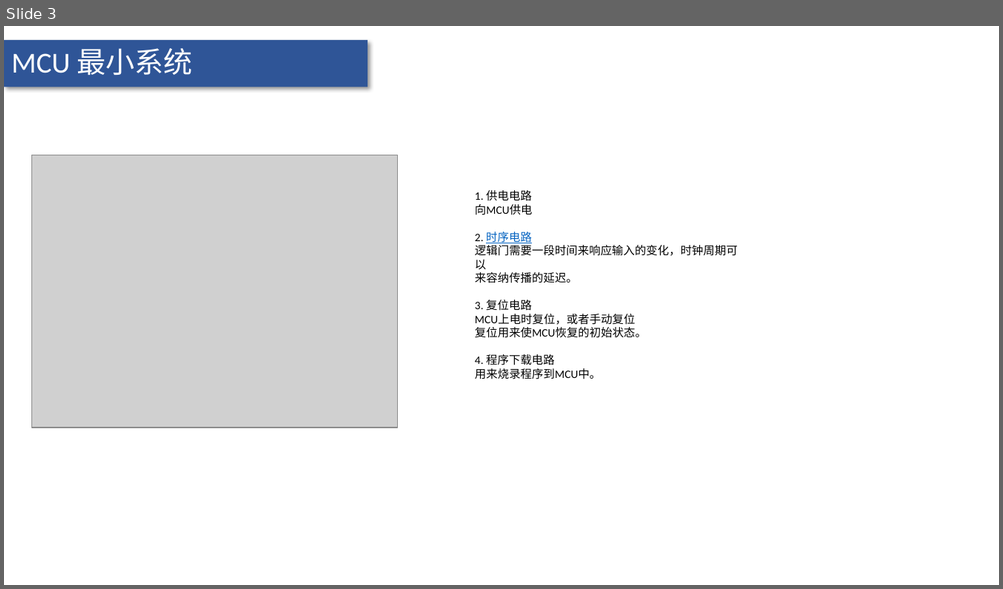
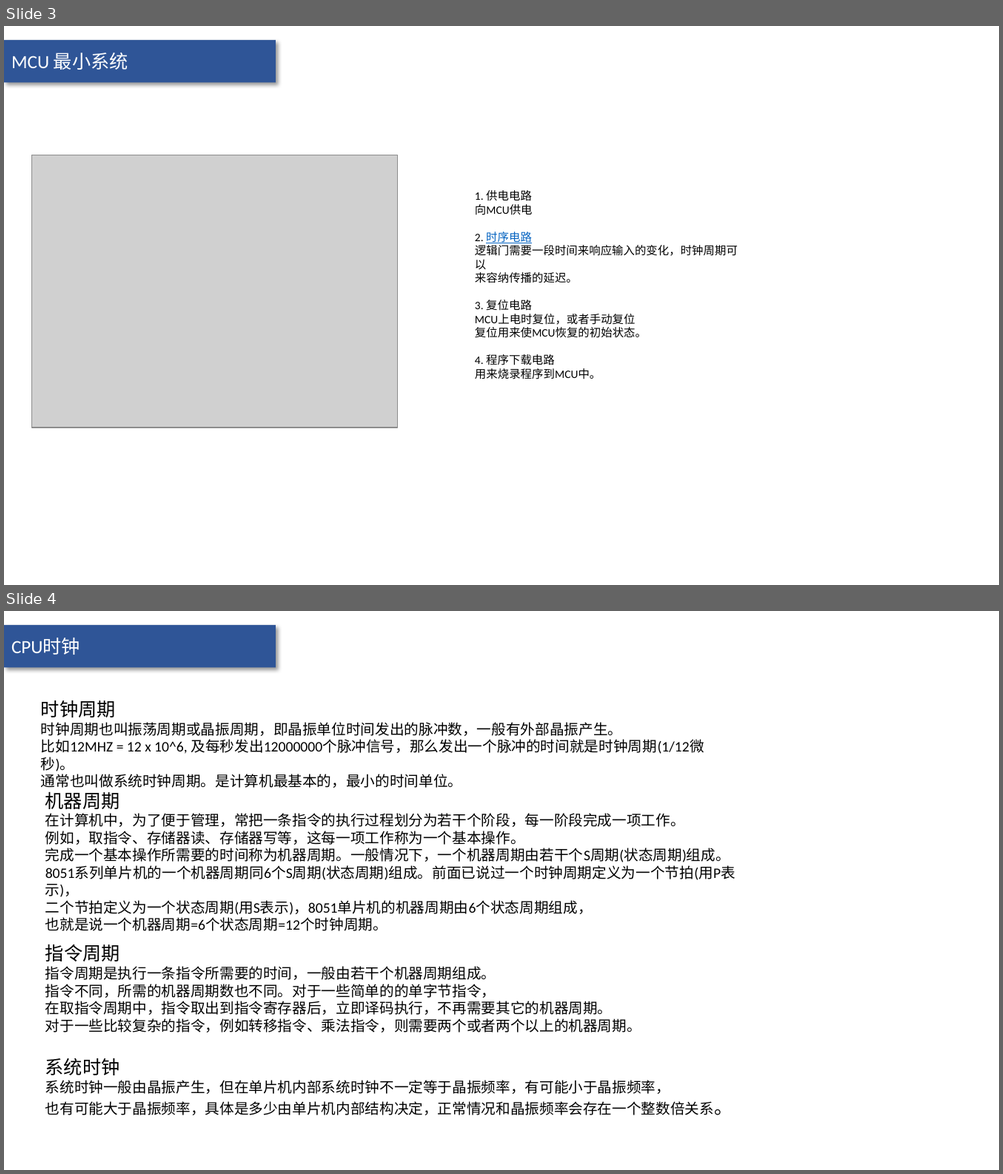
Before and after one commit to FL-LearningGroup/LucasNote, a slide deck: compute/embedded-system/MCU.pptx. Shown one above the other, each under a label of ours: slide 3 before the commit, slides 3 and 4 after it. The pictures are 1003x589 and 1003x1174 pixels, drawn with LibreOffice and Linux fonts; fonts in the diff are those of the drawing; grey boxes stand for pictures. Boxes give left, top, right and bottom in pixels: in the first picture for what was removed or moved away, otherwise in the second. Text is boxed around its words. In the diff, an @@ line names an element or a change of style, - is before the commit and + after.

```diff
--- a/compute/embedded-system/MCU.pptx
+++ b/compute/embedded-system/MCU.pptx
@@ slide 4 added at [4, 611, 999, 1170], background #FFFFFF; not listed: 1 template element that a slide beside it also shows @@
@@ text added at [11, 638, 80, 655], 18 pt, text #FFFFFF @@
+CPU时钟
@@ text added at [41, 701, 703, 788], 14 pt, text #000000 @@
+时钟周期
+时钟周期也叫振荡周期或晶振周期，即晶振单位时间发出的脉冲数，一般有外部晶振产生。
+比如12MHZ = 12 x 10^6, 及每秒发出12000000个脉冲信号，那么发出一个脉冲的时间就是时钟周期(1/12微秒)。
+通常也叫做系统时钟周期。是计算机最基本的，最小的时间单位。
@@ text added at [45, 792, 735, 931], 14 pt, text #000000 @@
+机器周期
+在计算机中，为了便于管理，常把一条指令的执行过程划分为若干个阶段，每一阶段完成一项工作。
+例如，取指令、存储器读、存储器写等，这每一项工作称为一个基本操作。
+完成一个基本操作所需要的时间称为机器周期。一般情况下，一个机器周期由若干个S周期(状态周期)组成。
+8051系列单片机的一个机器周期同6个S周期(状态周期)组成。前面已说过一个时钟周期定义为一个节拍(用P表示)，
+二个节拍定义为一个状态周期(用S表示)，8051单片机的机器周期由6个状态周期组成，
+也就是说一个机器周期=6个状态周期=12个时钟周期。
@@ text added at [45, 944, 641, 1033], 14 pt, text #000000 @@
+指令周期
+指令周期是执行一条指令所需要的时间，一般由若干个机器周期组成。
+指令不同，所需的机器周期数也不同。对于一些简单的的单字节指令，
+在取指令周期中，指令取出到指令寄存器后，立即译码执行，不再需要其它的机器周期。
+对于一些比较复杂的指令，例如转移指令、乘法指令，则需要两个或者两个以上的机器周期。
@@ text added at [45, 1059, 733, 1116], 14 pt, text #000000 @@
+系统时钟
+系统时钟一般由晶振产生，但在单片机内部系统时钟不一定等于晶振频率，有可能小于晶振频率，
+也有可能大于晶振频率，具体是多少由单片机内部结构决定，正常情况和晶振频率会存在一个整数倍关系。
@@ slide 3 changed as well @@
@@ text "MCU 最小系统" at [11, 53, 128, 70]: size 28 to 18 pt; vertical alignment top to middle @@
@@ rectangle: place and size @@
-rectangle at [4, 40, 367, 87]
+rectangle at [4, 40, 276, 83]
```
Also in this commit, not shown: 2 other slides changed, 9 other slides added, 22 other files.
